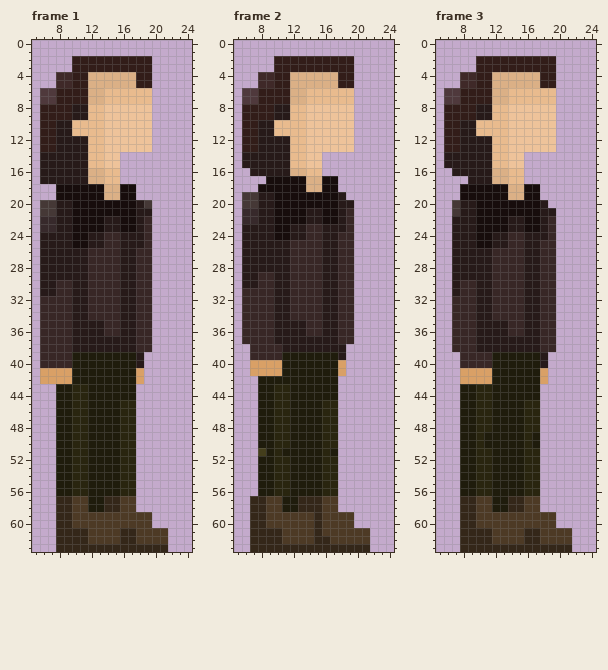
Pixel-art file: Resources/Test/Charac-Standing.aseprite. Above: the version before the commit.
32x64 pixels, 4 frames. Colours within 5 levels of each other are drawn and written as one. Shown: frame 1: x 5..24, y 0..63; frame 2: x 5..24, y 0..63; frame 3: x 5..24, y 0..63. The commit also changed other frames, which this record leaves out.
After:
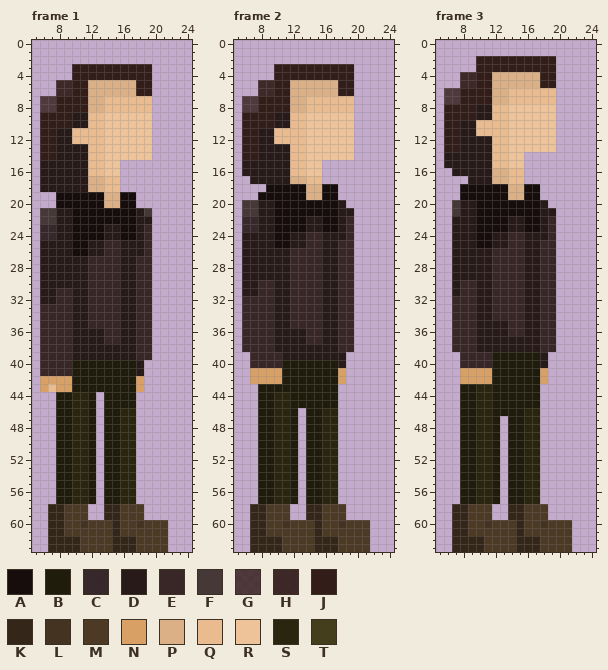
Palette (. is transparent): A #170d0c  B #1f1c0c  C #271a19e5  D #271a19  E #382726  F #453836  G #321d19cd  H #321d19e9  J #321d19  K #342719  L #443320  M #4d3a25  N #d9a066  P #dbb086  Q #e9bb8e  R #eec39a  S #29250f  T #443e1c
Difference:
--- frame 1
@@ x 5..24 @@
  1 ....................
- 2 .....JJJJJJJJJJ.....
+ 2 ....................
  3 .....JJJJJJJJJJ.....
- 4 ...HHJJPPPPPPJJ.....
+ 4 .....JJJJJJJJJJ.....
  5 ...HHJJPPPPPPJJ.....
- 6 .GGJJJJPPQQQQQQ.....
+ 6 ...HHJJPPPPPPJJ.....
  7 .GGJJJJPPQQQQQQ.....
- 8 .JJJJDDQQRRRRRR.....
+ 8 .GGJJJJPPQQQQQQ.....
  9 .JJJJDDQQRRRRRR.....
-10 .JJDDQQQQRRRRRR.....
+10 .JJJJDDQQRRRRRR.....
 11 .JJDDQQQQRRRRRR.....
-12 .JJDDDDQQRRRRRR.....
+12 .JJDDQQQQRRRRRR.....
 13 .JJDDDDQQRRRRRR.....
-14 .DDDDDDQQRR.........
+14 .JJDDDDQQRRRRRR.....
 15 .DDDDDDQQRR.........
-16 .DDDDDDPPQQ.........
+16 .DDDDDDQQRR.........
 17 .DDDDDDPPQQ.........
-18 ...AAAAAAPPAA.......
+18 .DDDDDDPPQQ.........
 19 ...AAAAAAPPAA.......
-20 .FFDDAAAAAAAADF.....
-21 .FFDDAAAAAAAADD.....
-22 .CCDDAAAADDAADE.....
+20 ...AAAAAAPPAA.......
+21 .FFDDAAAAAAAADF.....
+22 .FFDDAAAAAAAADD.....
 23 .CCDDAAAADDAADE.....
-24 .DDDDAADDEEDDDE.....
+24 .CCDDAAAADDAADE.....
 25 .DDDDAADDEEDDDE.....
-26 .DDDDDDEEEEDDEE.....
+26 .DDDDAADDEEDDDE.....
 27 .DDDDDDEEEEDDEE.....
@@ x 5..24 @@
 29 .DDDDDDEEEEDDEE.....
-30 .DDEEDDEEEEDDEE.....
+30 .DDDDDDEEEEDDEE.....
 31 .DDEEDDEEEEDDEE.....
-32 .EEEEDDEEEEDDEE.....
+32 .DDEEDDEEEEDDEE.....
 33 .EEEEDDEEEEDDEE.....
 34 .EEEEDDEEEEDDEE.....
-35 .EEEEDDDDEEDDEE.....
+35 .EEEEDDEEEEDDEE.....
 36 .EEEEDDDDEEDDEE.....
-37 .EEEEDDDDDDDDEE.....
+37 .EEEEDDDDEEDDEE.....
 38 .EEEEDDDDDDDDEE.....
-39 .EEEEBBBBBBBBD......
+39 .EEEEDDDDDDDDEE.....
 40 .EEEEBBBBBBBBD......
-41 .NNNNBBBBBBBBN......
+41 .EEEEBBBBBBBBD......
 42 .NNNNBBBBBBBBN......
-43 ...BBSSBBBBBB.......
-44 ...BBSSBBBBBB.......
-45 ...BBSSBBBBSS.......
-46 ...BBSSBBBBSS.......
-47 ...BBSSBBBBSS.......
-48 ...BBSSBBBBSS.......
-49 ...BBSSBBBBSS.......
-50 ...BBSSBBBBSS.......
-51 ...BBSSBBBBSS.......
-52 ...BBSSBBBBSS.......
-53 ...BBSSBBBBSS.......
-54 ...BBSSBBBBSS.......
-55 ...BBSSBBBBSS.......
-56 ...BBSSBBBBSS.......
-57 ...KKMMBBKKMM.......
-58 ...KKMMBBKKMM.......
-59 ...KKMMMMMMMMMM.....
-60 ...KKMMMMMMMMMM.....
-61 ...KKKKMMMMKKMMMM...
-62 ...KKKKMMMMKKMMMM...
-63 ...KKKKKKKKKKKKKK...
+43 .NQNNBBBBBBBBN......
+44 ...BBSSB.BBBB.......
+45 ...BBSSB.BBBB.......
+46 ...BBSSB.BBSS.......
+47 ...BBSSB.BBSS.......
+48 ...BBSSB.BBSS.......
+49 ...BBSSB.BBSS.......
+50 ...BBSSB.BBSS.......
+51 ...BBSSB.BBSS.......
+52 ...BBSSB.BBSS.......
+53 ...BBSSB.BBSS.......
+54 ...BBSSB.BBSS.......
+55 ...BBSSB.BBSS.......
+56 ...BBSSB.BBSS.......
+57 ...BBSSB.BBSS.......
+58 ..KKMMM..KKMMM......
+59 ..KKMMM..KKMMM......
+60 ..KKMMLMMMKMMLMMM...
+61 ..KKMMMMMMKMMMMMM...
+62 ..KKKKMMMMKKKMMMM...
+63 ..KKKKMMMMKKKMMMM...
--- frame 2
@@ x 5..24 @@
  1 ....................
- 2 .....JJJJJJJJJJ.....
+ 2 ....................
  3 .....JJJJJJJJJJ.....
- 4 ...HHJJPPPPPPJJ.....
+ 4 .....JJJJJJJJJJ.....
  5 ...HHJJPPPPPPJJ.....
- 6 .GGJJJJPPQQQQQQ.....
+ 6 ...HHJJPPPPPPJJ.....
  7 .GGJJJJPPQQQQQQ.....
- 8 .JJJJDDQQRRRRRR.....
+ 8 .GGJJJJPPQQQQQQ.....
  9 .JJJJDDQQRRRRRR.....
-10 .JJDDQQQQRRRRRR.....
+10 .JJJJDDQQRRRRRR.....
 11 .JJDDQQQQRRRRRR.....
-12 .JJDDDDQQRRRRRR.....
+12 .JJDDQQQQRRRRRR.....
 13 .JJDDDDQQRRRRRR.....
-14 .DDDDDDQQRR.........
+14 .JJDDDDQQRRRRRR.....
 15 .DDDDDDQQRR.........
-16 ..DDDDDPPQQ.........
-17 ....AAAAAPPAA.......
-18 ...AAAAAAPPAA.......
-19 .FFDDAAAAAAAAD......
-20 .FFDDAAAAAAAADD.....
-21 .CCDDAAAADDAADE.....
+16 .DDDDDDQQRR.........
+17 ..DDDDDPPQQ.........
+18 ....AAAAAPPAA.......
+19 ...AAAAAAPPAA.......
+20 .FFDDAAAAAAAAD......
+21 .FFDDAAAAAAAADD.....
 22 .CCDDAAAADDAADE.....
-23 .DDDDAADDEEDDDE.....
-24 .DDDDAADDEEDDEE.....
-25 .DDDDDDEEEEDDEE.....
+23 .CCDDAAAADDAADE.....
+24 .DDDDAADDEEDDDE.....
+25 .DDDDAADDEEDDEE.....
 26 .DDDDDDEEEEDDEE.....
@@ x 5..11 @@
 28 .DDDDDD
-29 .DDEEDD
+29 .DDDDDD
 30 .DDEEDD
-31 .EEEEDD
+31 .DDEEDD
 32 .EEEEDD
@@ x 5..24 @@
 34 .EEEEDDEEEEDDEE.....
-35 .EEEEDDDDEEDDEE.....
+35 .EEEEDDEEEEDDEE.....
 36 .EEEEDDDDEEDDEE.....
-37 .EEEEDDDDDDDDEE.....
-38 ..EEEEDDDDDDDD......
-39 ..EEEEBBBBBBBD......
-40 ..NNNNBBBBBBBN......
+37 .EEEEDDDDEEDDEE.....
+38 .EEEEDDDDDDDDEE.....
+39 ..EEEEDDDDDDDD......
+40 ..EEEEBBBBBBBD......
 41 ..NNNNBBBBBBBN......
-42 ...BBBBBBBBBB.......
-43 ...BBSSBBBBBB.......
+42 ..NNNNBBBBBBBN......
+43 ...BBBBBBBBBB.......
 44 ...BBSSBBBBBB.......
-45 ...BBSSBBBBSS.......
-46 ...BBSSBBBBSS.......
-47 ...BBSSBBBBSS.......
-48 ...BBSSBBBBSS.......
-49 ...BBSSBBBBSS.......
-50 ...BBSSBBBBSS.......
-51 ...TBSBBBBBSB.......
-52 ...BBSSBBBBSS.......
-53 ...BBSSBBBBSS.......
-54 ...BBSSBBBBSS.......
-55 ...BBSSBBBBSS.......
-56 ...BBSSBBBBSS.......
-57 ..KKMMBBKKKMM.......
-58 ..KKMMBBKKKMM.......
-59 ..KKMMMMMMKMMMM.....
-60 ..KKMMMMMMKMMMM.....
-61 ..KKKKMMMMKMMMMMM...
-62 ..KKKKMMMMKKMMMMM...
-63 ..KKKKKKKKKKKKKKK...
+45 ...BBSSBBBBBB.......
+46 ...BBSSB.BBSS.......
+47 ...BBSSB.BBSS.......
+48 ...BBSSB.BBSS.......
+49 ...BBSSB.BBSS.......
+50 ...BBSSB.BBSS.......
+51 ...BBSSB.BBSS.......
+52 ...BBSSB.BBSS.......
+53 ...BBSSB.BBSS.......
+54 ...BBSSB.BBSS.......
+55 ...BBSSB.BBSS.......
+56 ...BBSSB.BBSS.......
+57 ...BBSSB.BBSS.......
+58 ..KKMMM..KKMMM......
+59 ..KKMMM..KKMMM......
+60 ..KKMMLMMMKMMLMMM...
+61 ..KKMMMMMMKMMMMMM...
+62 ..KKKKMMMMKKKMMMM...
+63 ..KKKKMMMMKKKMMMM...
--- frame 3
@@ x 5..24 @@
 44 ...BBSSBBBBBB.......
-45 ...BBSSBBBBSS.......
+45 ...BBSSBBBBBB.......
 46 ...BBSSBBBBSS.......
-47 ...BBSSBBBBSS.......
-48 ...BBSSBBBBSS.......
-49 ...BBSBBBBBSB.......
-50 ...BBSBBBBBSB.......
-51 ...BBSSBBBBSS.......
-52 ...BBSSBBBBSS.......
-53 ...BBSSBBBBSS.......
-54 ...BBSSBBBBSS.......
-55 ...BBSSBBBBSS.......
-56 ...BBSSBBBBSS.......
-57 ...KKMMBBKKMM.......
-58 ...KKMMBBKKMM.......
-59 ...KKMMMMMMMMMM.....
-60 ...KKMMMMMMMMMM.....
-61 ...KKKKMMMMKKMMMM...
-62 ...KKKKMMMMKKMMMM...
-63 ...KKKKKKKKKKKKKK...
+47 ...BBSSB.BBSS.......
+48 ...BBSSB.BBSS.......
+49 ...BBSSB.BBSS.......
+50 ...BBSSB.BBSS.......
+51 ...BBSSB.BBSS.......
+52 ...BBSSB.BBSS.......
+53 ...BBSSB.BBSS.......
+54 ...BBSSB.BBSS.......
+55 ...BBSSB.BBSS.......
+56 ...BBSSB.BBSS.......
+57 ...BBSSB.BBSS.......
+58 ..KKMMM..KKMMM......
+59 ..KKMMM..KKMMM......
+60 ..KKMMLMMMKMMLMMM...
+61 ..KKMMMMMMKMMMMMM...
+62 ..KKKKMMMMKKKMMMM...
+63 ..KKKKMMMMKKKMMMM...
Where, in picture pixels (left, top, right, bottom), the same in both pictures:
changed: (40, 56, 152, 256)
changed: (40, 280, 168, 552)
changed: (242, 56, 354, 296)
changed: (242, 320, 370, 552)
changed: (452, 400, 572, 552)
